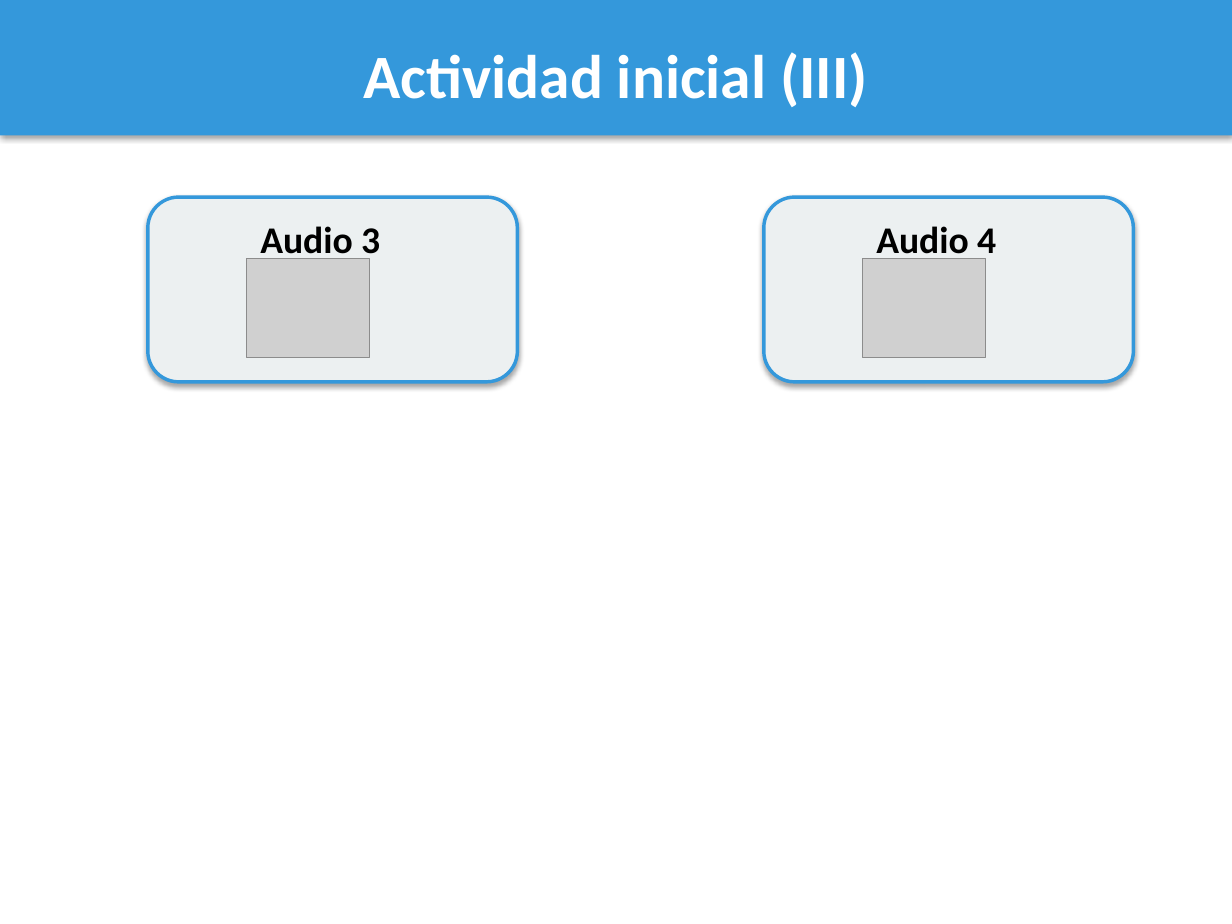
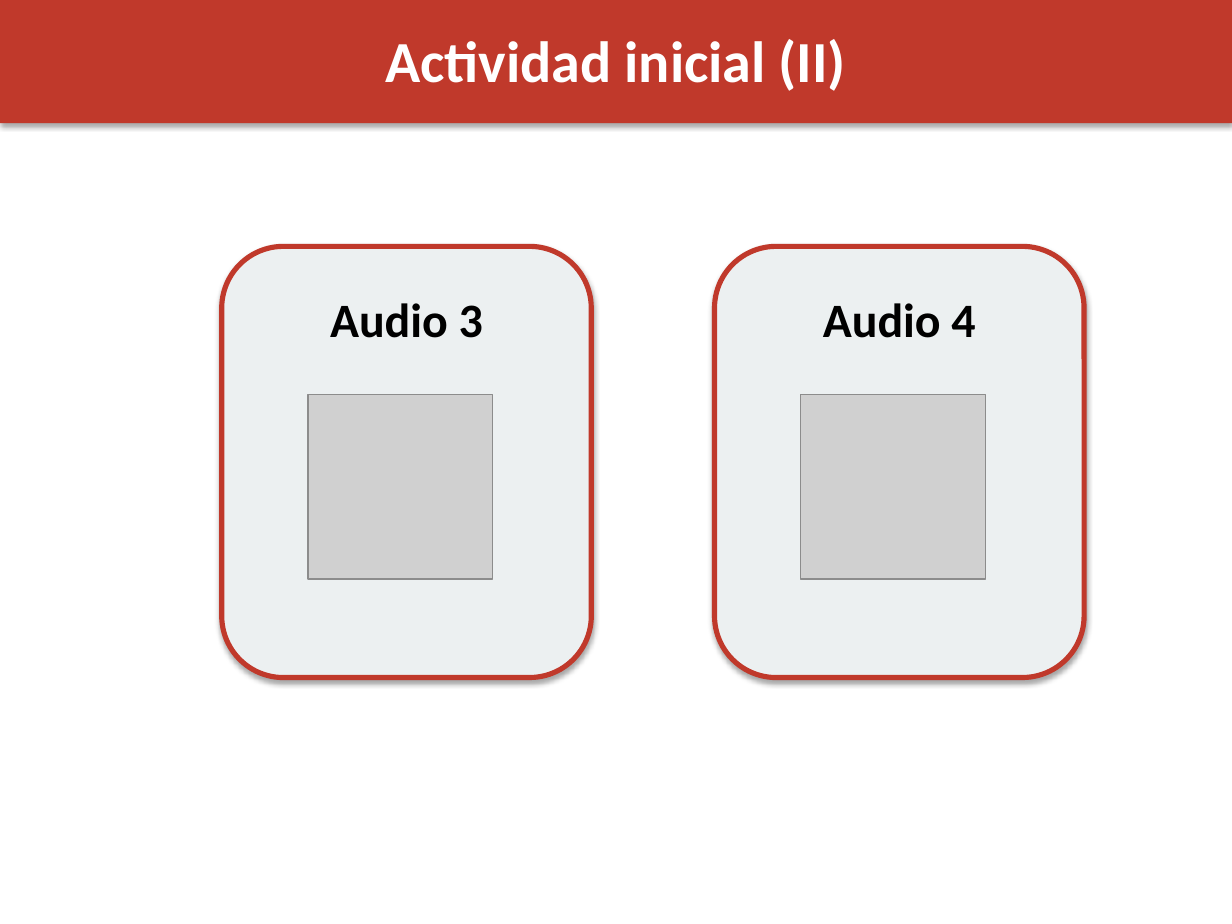
Before and after one commit to maquemmados/vozvozvoz, a slide deck: slide 3 of presentacion.pptx. Drawn at 1232x924 pixels with LibreOffice and Linux fonts; fonts in the diff are those of the drawing; grey boxes stand for pictures. Boxes give left, top, right and bottom in pixels: in the first picture for what was removed or moved away, otherwise in the second. Text is boxed around its words. In the diff, an @@ line names an element or a change of style, - is before the commit and + after.

```diff
--- a/presentacion.pptx
+++ b/presentacion.pptx
@@ rectangle: place and size @@
-rectangle at bbox=[0, 0, 1232, 136]
+rectangle at bbox=[0, 0, 1232, 123]
@@ rectangle at bbox=[0, 0, 1232, 123]: fill #3498DB to #C0392B @@
@@ text at bbox=[385, 39, 846, 91]: text changed; size 36 to 34 pt @@
-Actividad inicial (III)
+Actividad inicial (II)
@@ rounded rectangle at bbox=[222, 246, 591, 678]: outline #3498DB 2 pt to #C0392B 3 pt @@
@@ rounded rectangle: place and size @@
-rounded rectangle at bbox=[148, 197, 517, 382]
+rounded rectangle at bbox=[222, 246, 591, 678]
@@ rounded rectangle: place and size @@
-rounded rectangle at bbox=[764, 197, 1133, 382]
+rounded rectangle at bbox=[715, 246, 1084, 678]
@@ rounded rectangle at bbox=[715, 246, 1084, 678]: outline #3498DB 2 pt to #C0392B 3 pt @@
@@ text "Audio 3" at bbox=[330, 303, 483, 338]: size 22 to 28 pt @@
@@ text "Audio 3": place and size @@
-text "Audio 3" at bbox=[260, 226, 380, 262]
+text "Audio 3" at bbox=[330, 303, 483, 338]
@@ text "Audio 4": place and size @@
-text "Audio 4" at bbox=[876, 226, 996, 262]
+text "Audio 4" at bbox=[823, 303, 975, 338]
@@ text "Audio 4" at bbox=[823, 303, 975, 338]: size 22 to 28 pt @@
@@ picture: place and size @@
-picture at bbox=[246, 259, 370, 357]
+picture at bbox=[308, 394, 493, 579]
@@ picture: place and size @@
-picture at bbox=[862, 259, 986, 357]
+picture at bbox=[801, 394, 986, 579]
```
Also in this commit, not shown: 19 other slides changed, 1 slide removed, 1 other file.
